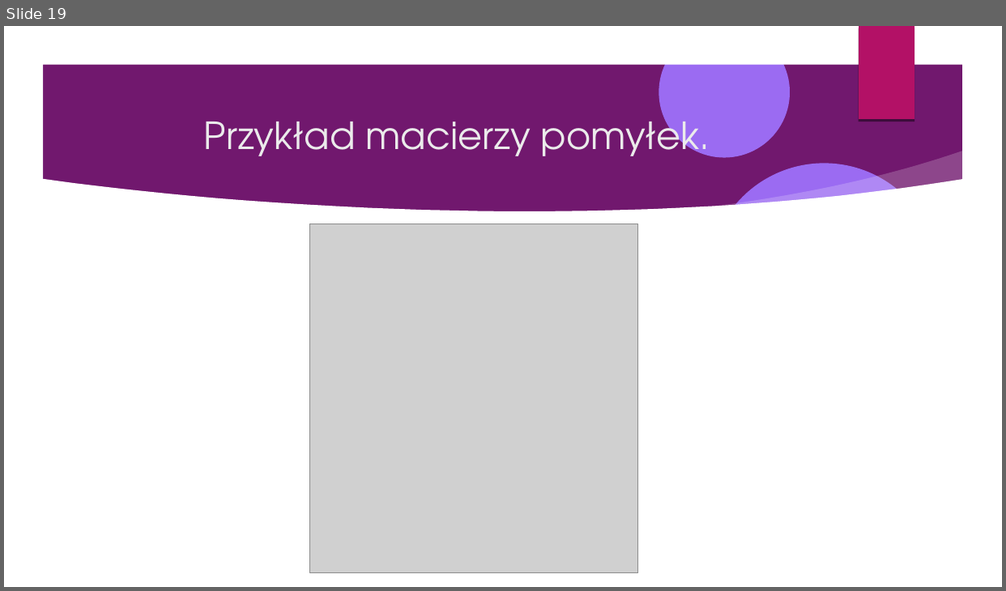
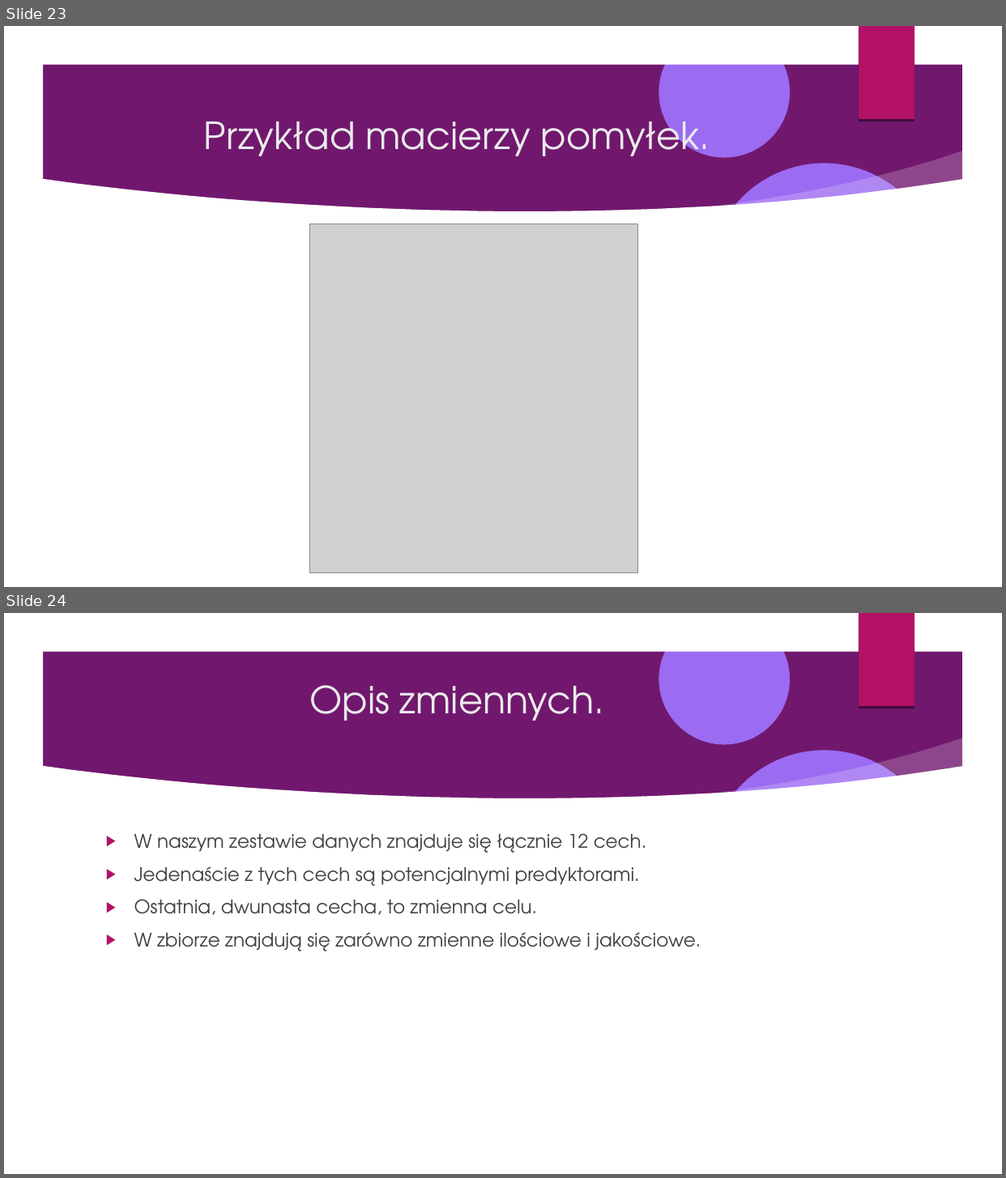
Before and after one commit to Pawel-Tomasz-Nowak/Scientific-collaboration, a slide deck: EmissionAnalysis/Prezentacja projektu.odp. Shown one above the other, each under a label of ours: slide 19 before the commit, slides 23 and 24 after it. The pictures are 1006x591 and 1006x1178 pixels, drawn with LibreOffice and Linux fonts; fonts in the diff are those of the drawing; grey boxes stand for pictures; background and template pictures are left out. Boxes give left, top, right and bottom in pixels: in the first picture for what was removed or moved away, otherwise in the second. Text is boxed around its words. In the diff, an @@ line names an element or a change of style, - is before the commit and + after.

```diff
--- a/EmissionAnalysis/Prezentacja projektu.odp
+++ b/EmissionAnalysis/Prezentacja projektu.odp
@@ slide 24 added at box(4, 613, 1002, 1174), background picture (left out); not listed: 9 template elements that a slide beside it also shows @@
@@ title added at box(309, 685, 604, 721), 36 pt, text #EBEBEB @@
+Opis zmiennych.
@@ text added at box(134, 833, 701, 952), 18 pt, text #404040 @@
+▶ W naszym zestawie danych znajduje się łącznie 12 cech.
+▶ Jedenaście z tych cech są potencjalnymi predyktorami.
+▶ Ostatnia, dwunasta cecha, to zmienna celu.
+▶ W zbiorze znajdują się zarówno zmienne ilościowe i jakościowe.
@@ what was slide 19 is now slide 23 @@
```
Also in this commit, not shown: 1 slide changed, 28 other slides added, 3 other files.
